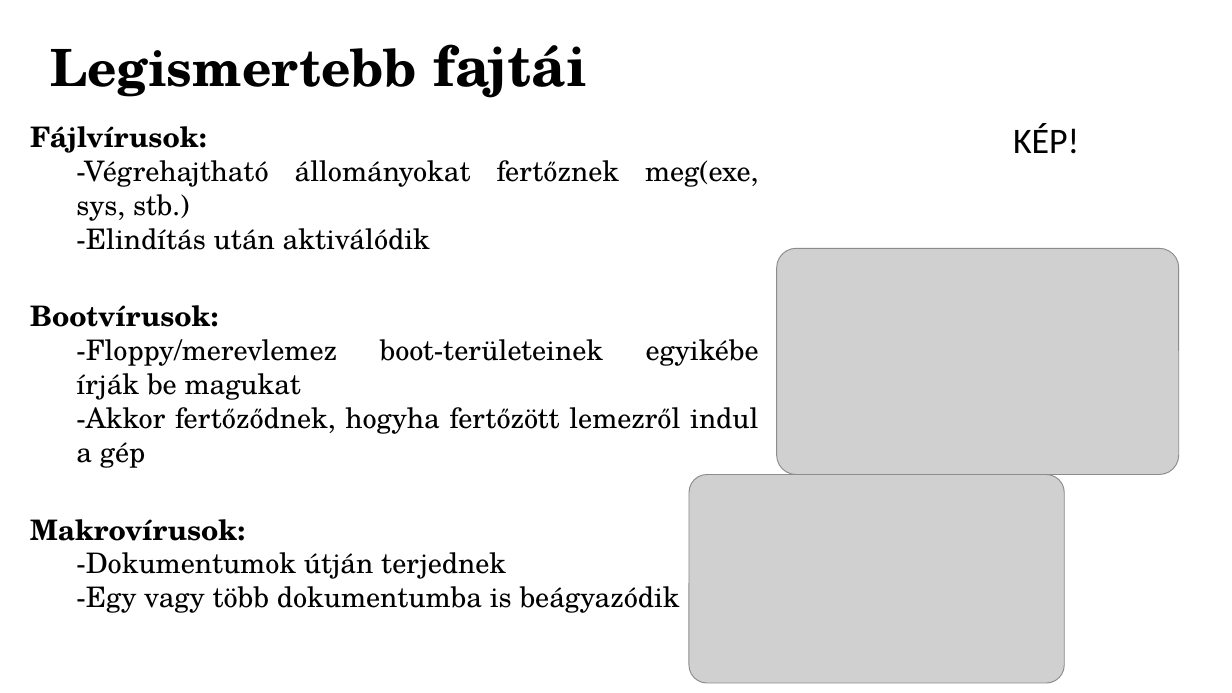
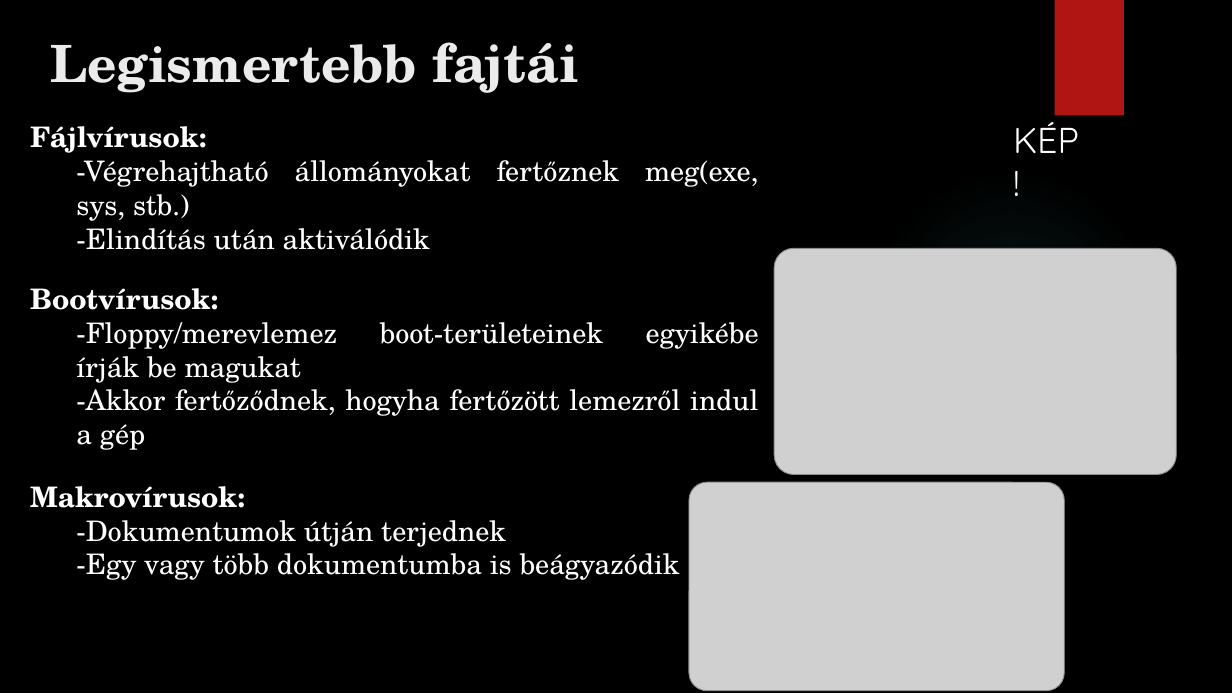
Before and after one commit to somodikonrad/Paprika, a slide deck: slide 5 of Beadandó SK.pptx. Drawn at 1232x693 pixels with LibreOffice and Linux fonts; fonts in the diff are those of the drawing; grey boxes stand for pictures; background and template pictures are left out. Boxes give left, top, right and bottom in pixels: in the first picture for what was removed or moved away, otherwise in the second. Text is boxed around its words. In the diff, an @@ line names an element or a change of style, - is before the commit and + after.

```diff
--- a/Beadandó SK.pptx
+++ b/Beadandó SK.pptx
@@ background #FFFFFF to picture (left out) @@
@@ title "Legismertebb fajtái" at <box>50,42,580,93</box>: size 44 to 42 pt in "fajtái"; text colour #000000 to #EBEBEB; line spacing 0.9 to 1; vertical alignment middle to top @@
@@ rectangle added at <box>1055,0,1124,116</box>, fill #B01513 @@
@@ text "KÉP!" at <box>1013,122,1079,153</box>: font Calibri to Quicksand, text colour #000000 to #FFFFFF @@
@@ ellipse added at <box>870,169,1154,454</box>, fill gradient #50B9C1 @@
@@ text "Bootvírusok:": place and size @@
-text "Bootvírusok:" at <box>30,305,759,468</box>
+text "Bootvírusok:" at <box>30,288,759,450</box>
@@ text colour #000000 to #FFFFFF in 3 elements at <box>30,126,759,250</box>, <box>30,288,759,450</box>, <box>30,486,680,580</box> @@
@@ text "Makrovírusok:": place and size @@
-text "Makrovírusok:" at <box>30,519,680,613</box>
+text "Makrovírusok:" at <box>30,486,680,580</box>
@@ picture: place and size @@
-picture at <box>689,475,1065,684</box>
+picture at <box>689,482,1065,691</box>
```
Also in this commit, not shown: 9 other slides changed.
